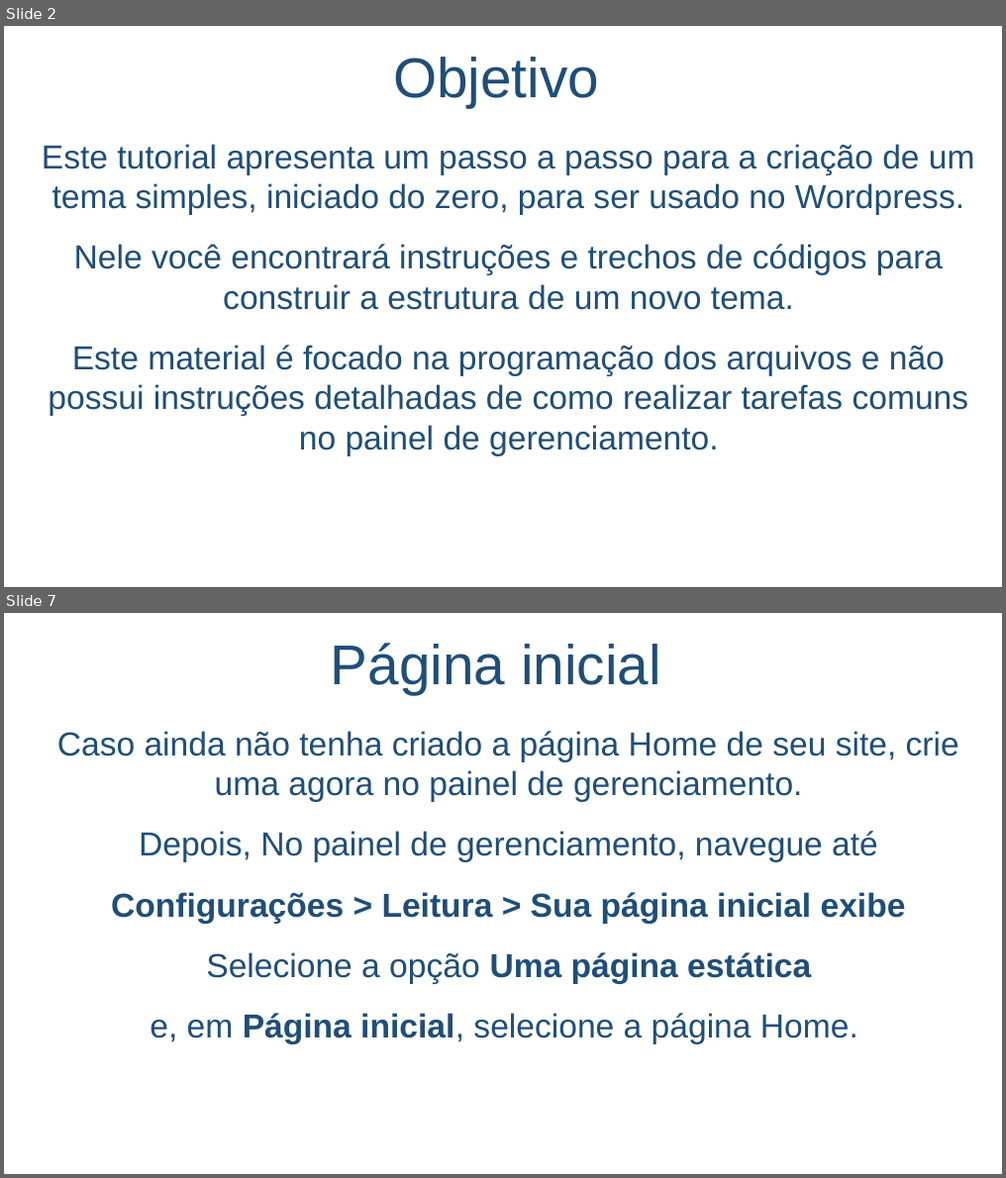
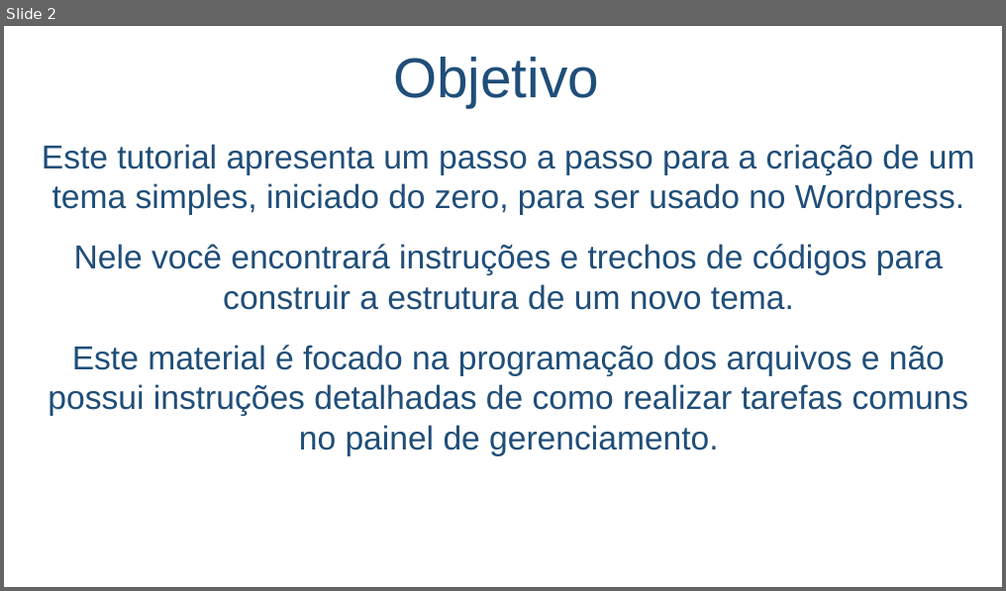
Before and after one commit to salmo-jr/public-slides, a slide deck: javascript-introducao.pptx. Shown one above the other, each under a label of ours: slides 2 and 7 before the commit, slide 2 after it; the slides between them are not shown. The pictures are 1006x1178 and 1006x591 pixels, drawn with LibreOffice and Linux fonts; fonts in the diff are those of the drawing; background and template pictures are left out. Boxes give left, top, right and bottom in pixels: in the first picture for what was removed or moved away, otherwise in the second. Text is boxed around its words. In the diff, an @@ line names an element or a change of style, - is before the commit and + after.

```diff
--- a/javascript-introducao.pptx
+++ b/javascript-introducao.pptx
@@ slide 7 removed at <box>4,613,1002,1174</box>, background picture (left out) @@
@@ title removed at <box>331,643,661,694</box> @@
-Página inicial
@@ text removed at <box>57,731,959,1045</box> @@
-Caso ainda não tenha criado a página Home de seu site, crie uma agora no painel de gerenciamento.
-Depois, No painel de gerenciamento, navegue até
-Configurações > Leitura > Sua página inicial exibe
-Selecione a opção Uma página estática
-e, em Página inicial, selecione a página Home.
```
Also in this commit, not shown: 3 slides changed, 8 slides added, 42 other slides removed.
